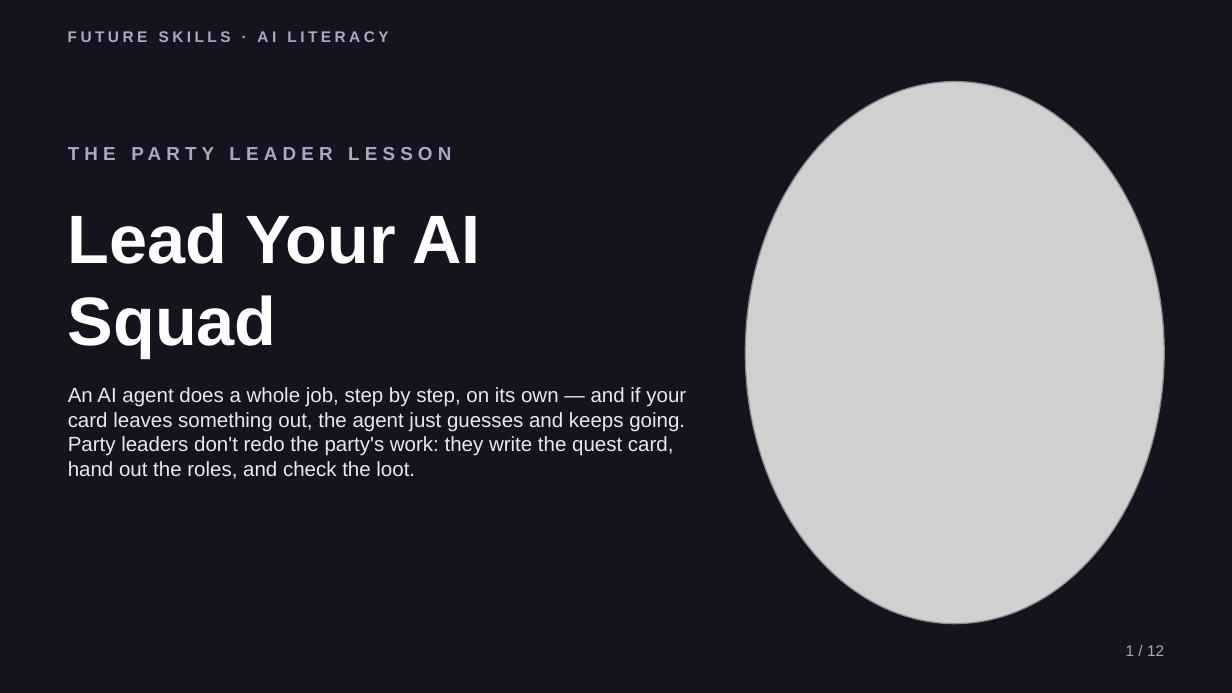
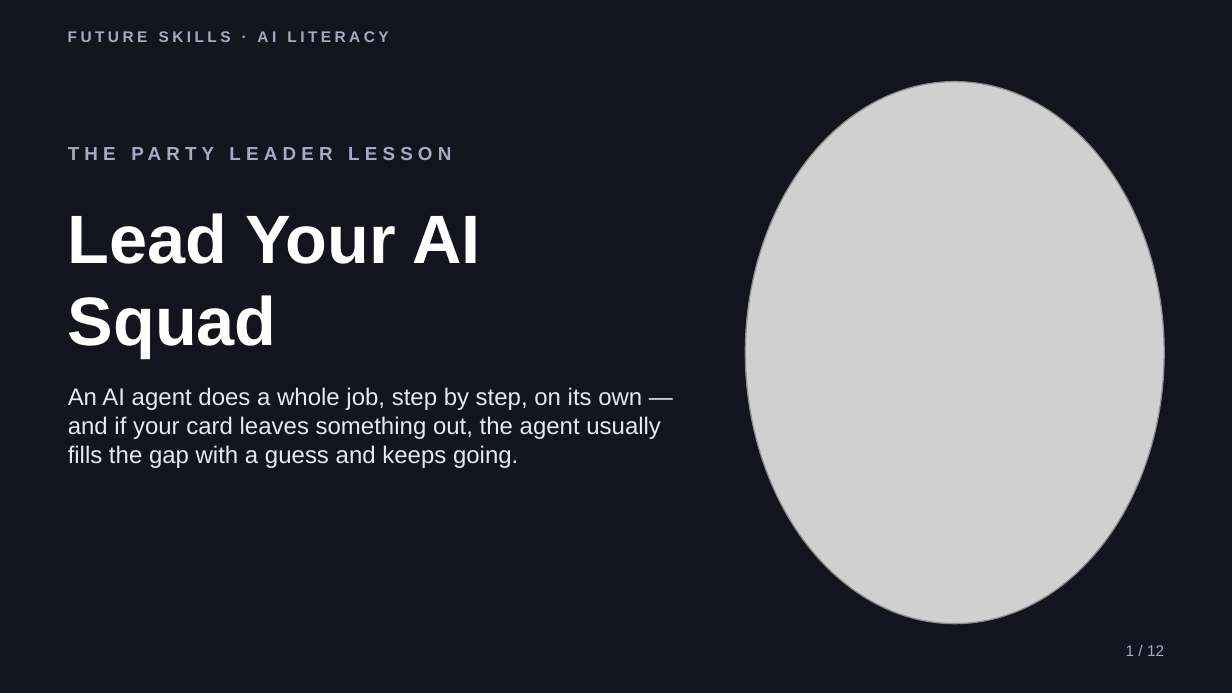
Before and after one commit to phiunit/tptphi, a slide deck: slide 1 of products/ai-agent-intern/dist/Lead Your AI Squad - Slides.pptx. Drawn at 1232x693 pixels with LibreOffice and Linux fonts; fonts in the diff are those of the drawing; grey boxes stand for pictures. Boxes give left, top, right and bottom in pixels: in the first picture for what was removed or moved away, otherwise in the second. Text is boxed around its words. In the diff, an @@ line names an element or a change of style, - is before the commit and + after.

```diff
--- a/products/ai-agent-intern/dist/Lead Your AI Squad - Slides.pptx
+++ b/products/ai-agent-intern/dist/Lead Your AI Squad - Slides.pptx
@@ text at [68,387,661,468]: text changed; size 12 to 14 pt @@
-An AI agent does a whole job, step by step, on its own — and if your card leaves something out, the agent just guesses and keeps going. Party leaders don't redo the party's work: they write the quest card, hand out the roles, and check the loot.
+An AI agent does a whole job, step by step, on its own — and if your card leaves something out, the agent usually fills the gap with a guess and keeps going.
```
Also in this commit, not shown: 6 other slides changed, 29 other files.
